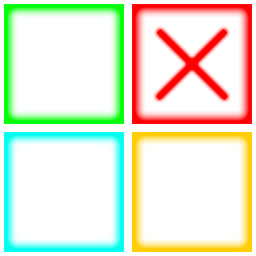
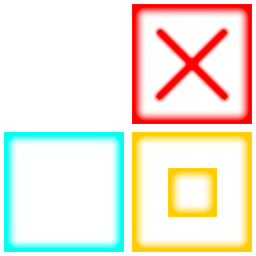
Before/after of a 256×256 layered artwork. What changed in the layer stack:
added layer "Vrstva 1 kopie 4" in group "Skupina 1" over (168, 168, 217, 217)
hid "Vrstva 1 kopie 3" over (4, 4, 124, 124)
